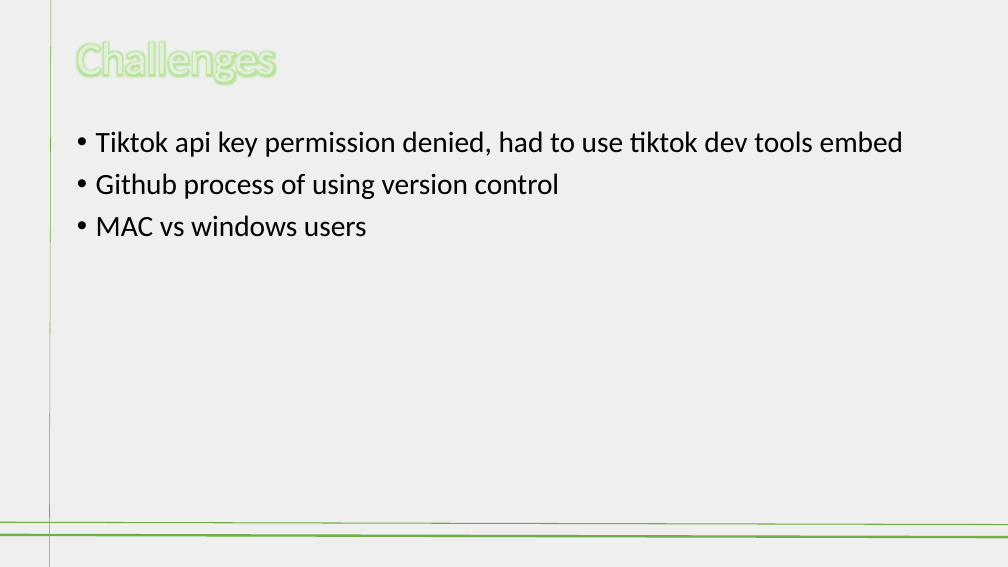
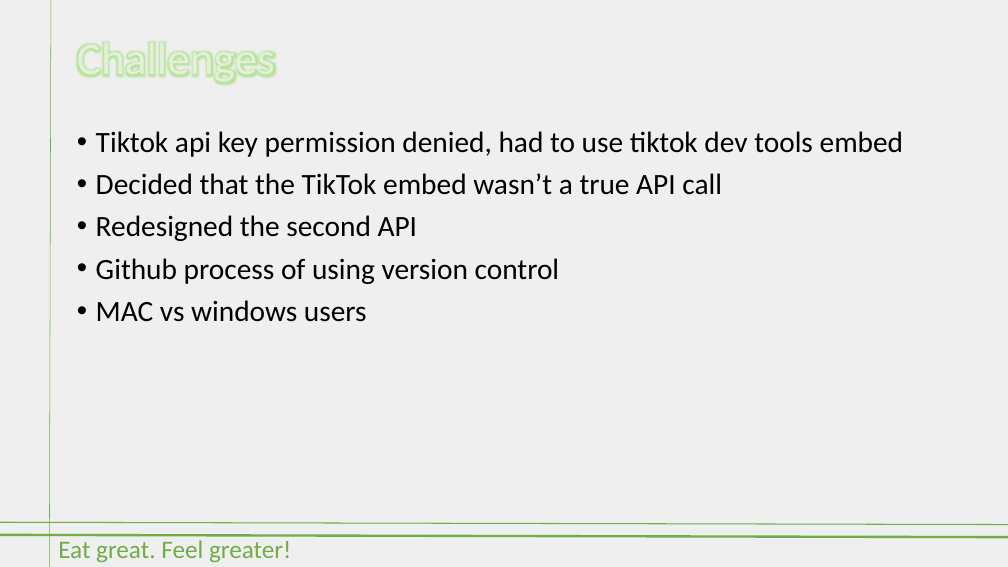
Before and after one commit to stanno03/Fridge-Fren, a slide deck: slide 7 of Fridge Fren.pptx. Drawn at 1008x567 pixels with LibreOffice and Linux fonts; fonts in the diff are those of the drawing. Boxes give left, top, right and bottom in pixels: in the first picture for what was removed or moved away, otherwise in the second. Text is boxed around its words. In the diff, an @@ line names an element or a change of style, - is before the commit and + after.

Commit message:
Version 2 PPT
wasn't sure there was a merge option for updating a ppt, will delete the now outdated file

```diff
--- a/Fridge Fren.pptx
+++ b/Fridge Fren.pptx
@@ text at [96, 173, 722, 241]: paragraphs added @@
+• Decided that the TikTok embed wasn’t a true API call
+• Redesigned the second API
@@ text added at [58, 540, 291, 563], 24 pt, text #70AD47 @@
+Eat great. Feel greater!
```
Also in this commit, not shown: 10 other slides changed.
